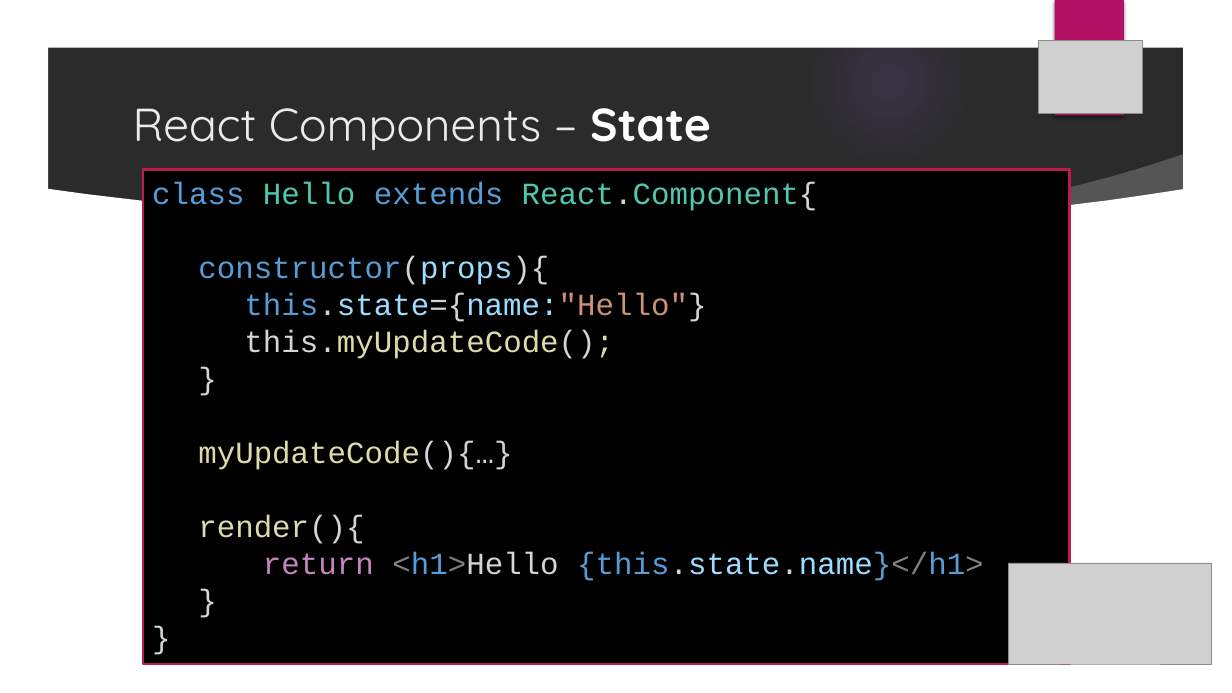
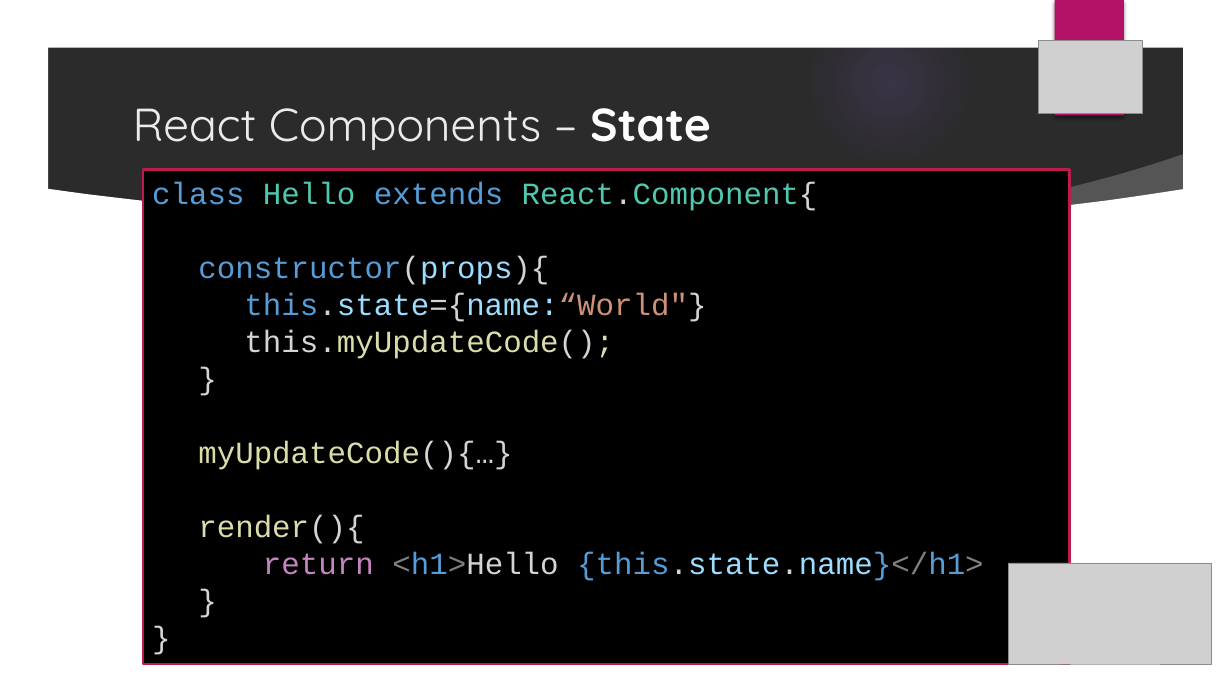
Before and after one commit to mikehn/react-slider-puzzle, a slide deck: slide 27 of React_SWPC_Workshop.pptx. Drawn at 1232x693 pixels with LibreOffice and Linux fonts; fonts in the diff are those of the drawing; grey boxes stand for pictures; background and template pictures are left out; a plain dark background stands for a picture behind light text. Boxes give left, top, right and bottom in pixels: in the first picture for what was removed or moved away, otherwise in the second. Text is boxed around its words. In the diff, an @@ line names an element or a change of style, - is before the commit and + after.

```diff
--- a/React_SWPC_Workshop.pptx
+++ b/React_SWPC_Workshop.pptx
@@ text in rectangle at <box>244,293,706,322</box>: text changed @@
-this.state={name:"Hello"}
+this.state={name:“World"}
```
Also in this commit, not shown: 7 other slides changed.
